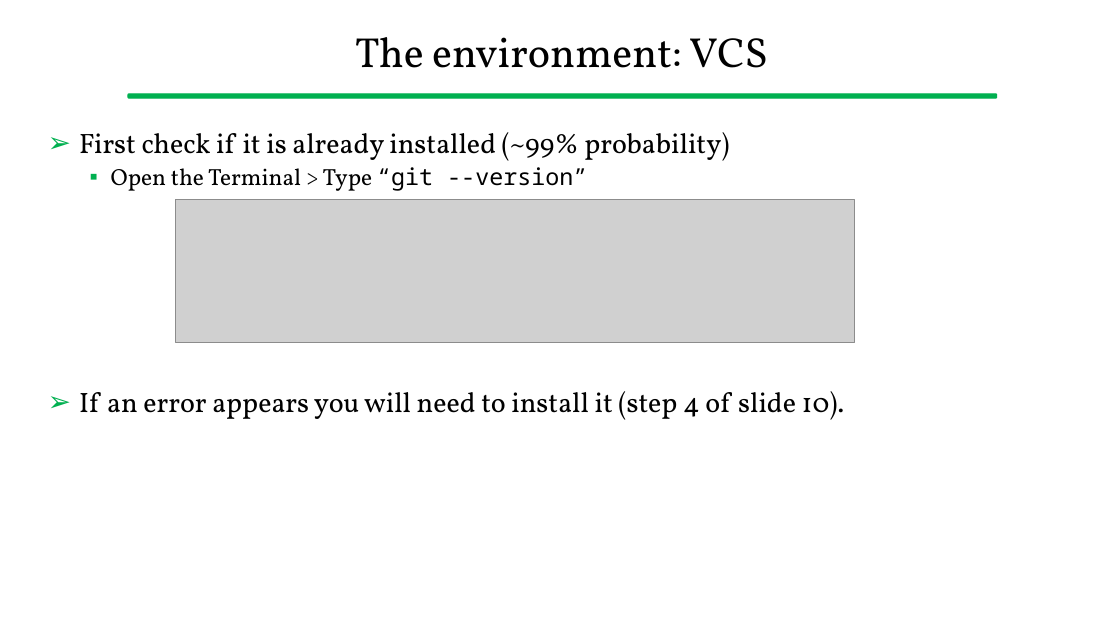
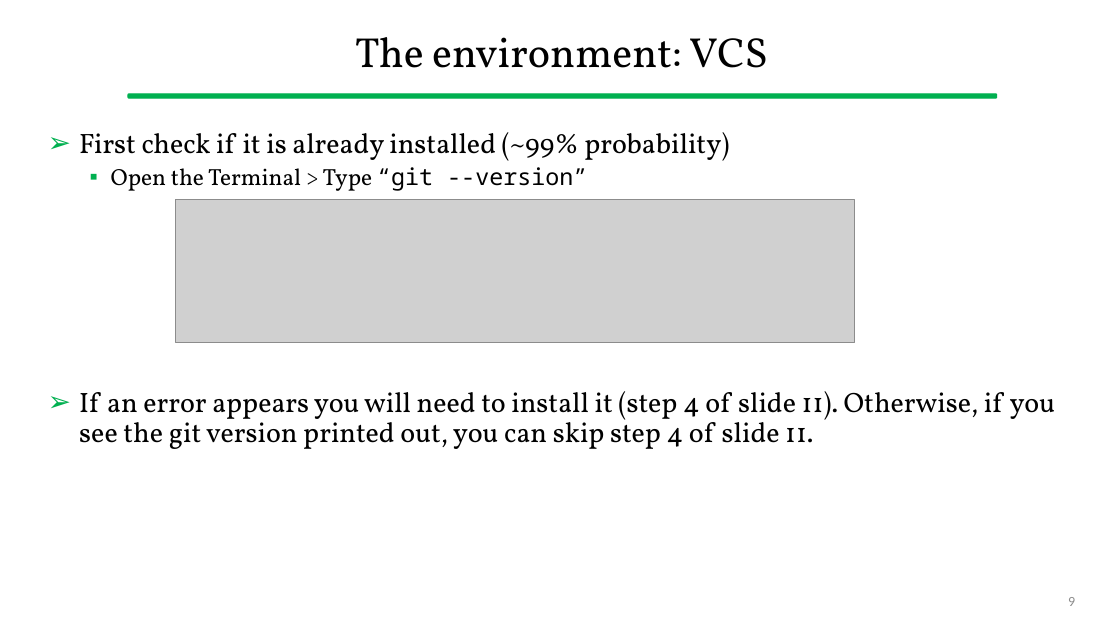
Before and after one commit to gcappon/bwthw, a slide deck: slide 9 of guides/setup_development_environment.pptx. Drawn at 1120x630 pixels with LibreOffice and Linux fonts; fonts in the diff are those of the drawing; grey boxes stand for pictures. Boxes give left, top, right and bottom in pixels: in the first picture for what was removed or moved away, otherwise in the second. Text is boxed around its words. In the diff, an @@ line names an element or a change of style, - is before the commit and + after.

Commit message:
[master] updated guide with git installation tips

```diff
--- a/guides/setup_development_environment.pptx
+++ b/guides/setup_development_environment.pptx
@@ text at (79,391,1056,449): text changed @@
-➢ If an error appears you will need to install it (step 4 of slide 10).
+➢ If an error appears you will need to install it (step 4 of slide 11). Otherwise, if you see the git version printed out, you can skip step 4 of slide 11.
@@ page number added at (1068,597,1075,606), 12 pt, text #8C8C8C @@
+9
```
Also in this commit, not shown: 9 other slides changed, 1 slide added, 1 other file.
